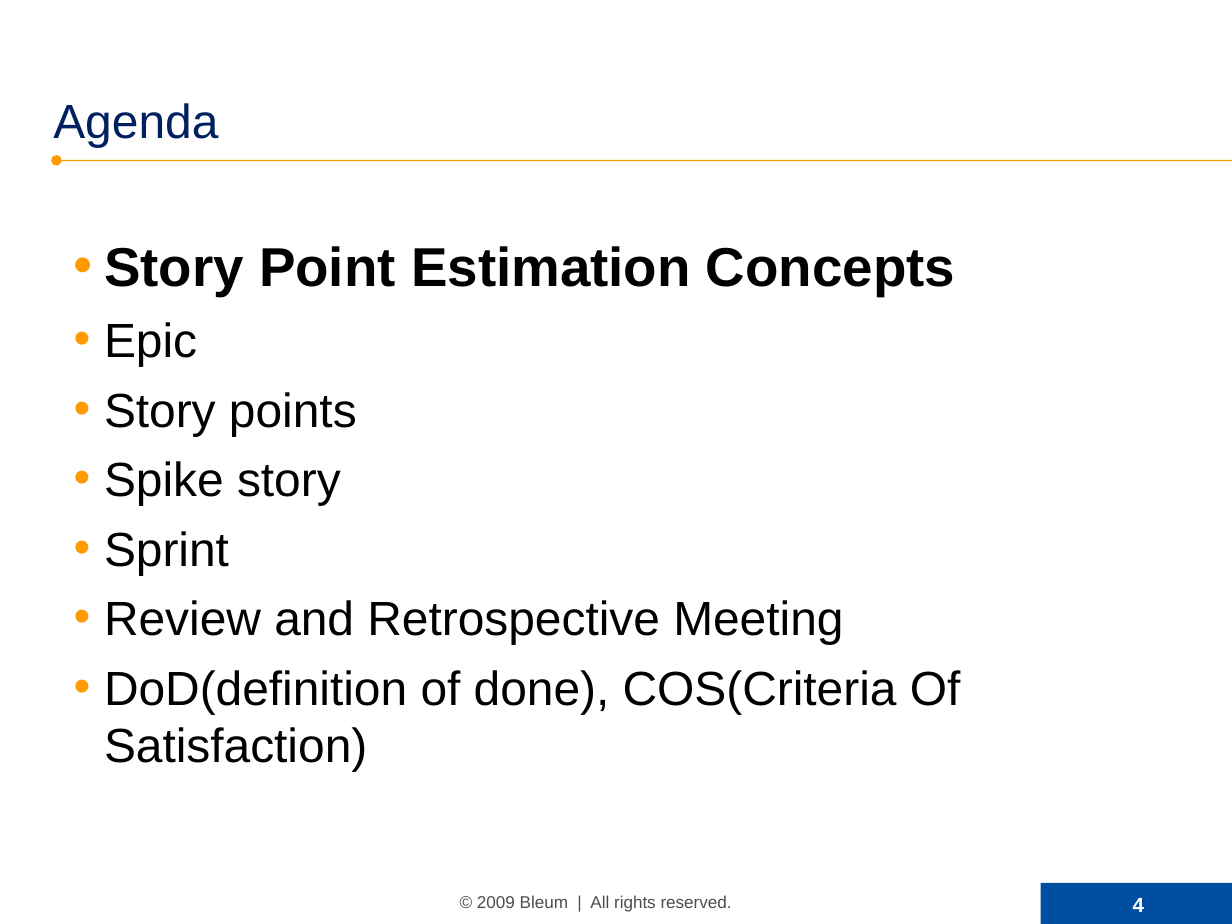
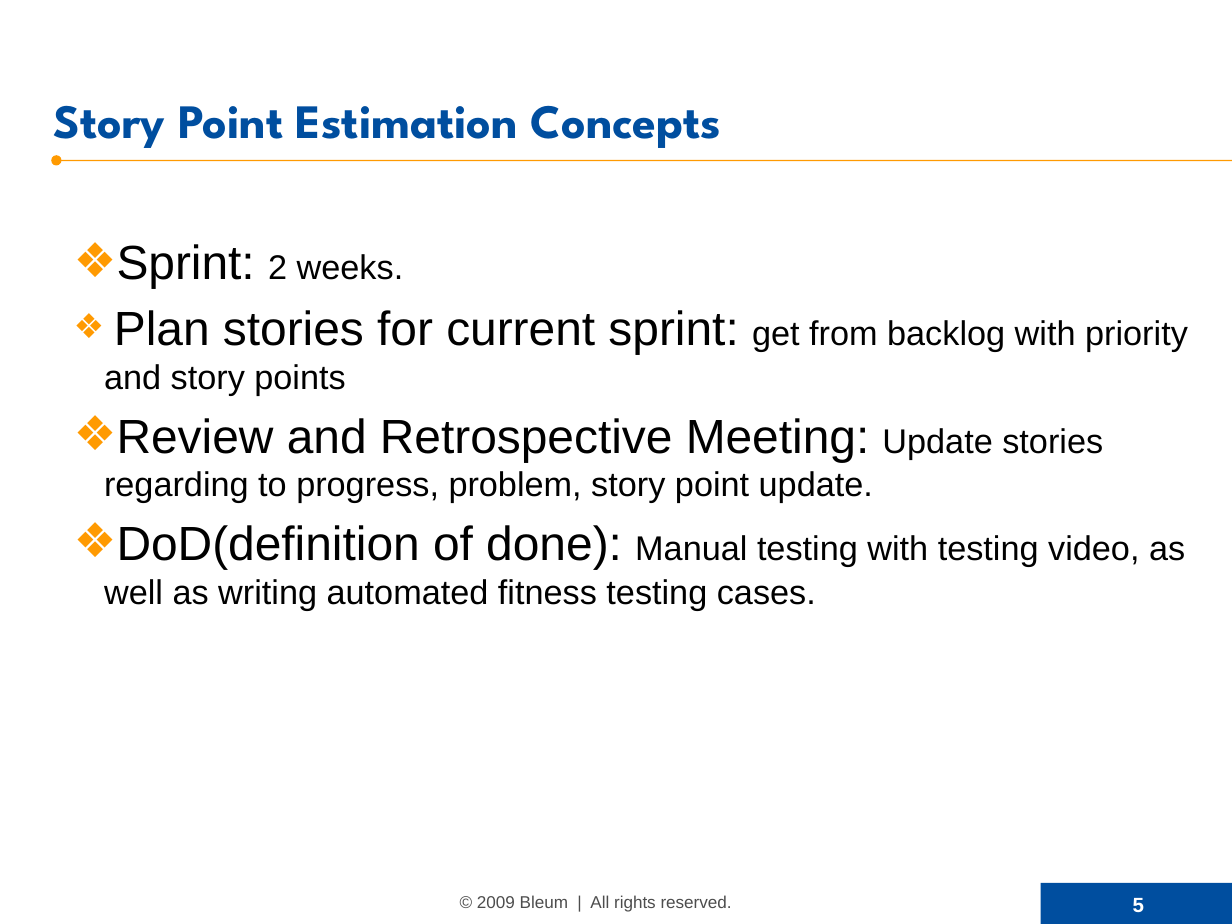
Before and after one commit to SamNiBoy/ForWork, a slide deck: slide 5 of Software Estimation (WMS).ppt (slide 4 before the commit). Drawn at 1232x924 pixels with LibreOffice and Linux fonts; fonts in the diff are those of the drawing; background and template pictures are left out. Boxes give left, top, right and bottom in pixels: in the first picture for what was removed or moved away, otherwise in the second. Text is boxed around its words. In the diff, an @@ line names an element or a change of style, - is before the commit and + after.

```diff
--- a/Software Estimation (WMS).ppt
+++ b/Software Estimation (WMS).ppt
@@ title at (53,105,722,148): text changed; font Arial to League Spartan; text colour #002060 to #004E9F; bold on @@
-Agenda
+Story Point Estimation Concepts
@@ text at (104,244,1188,610): text changed; size 28 to 20 pt @@
-• Story Point Estimation Concepts
-• Epic
-• Story points
-• Spike story
-• Sprint
-• Review and Retrospective Meeting
-• DoD(definition of done), COS(Criteria Of Satisfaction)
+❖ Sprint: 2 weeks.
+❖ Plan stories for current sprint: get from backlog with priority and story points
+❖ Review and Retrospective Meeting: Update stories regarding to progress, problem, story point update.
+❖ DoD(definition of done): Manual testing with testing video, as well as writing automated fitness testing cases.
@@ page number at (1133,898,1144,912): text changed @@
-4
+5
```
Also in this commit, not shown: 2 other slides changed, 4 slides added, 45 slides removed, 5 other files.
